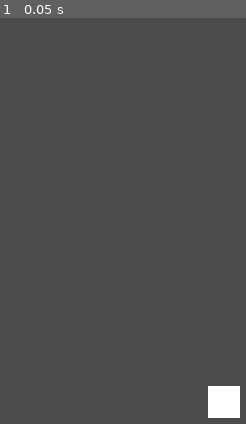
Above: before the commit, frame 1.
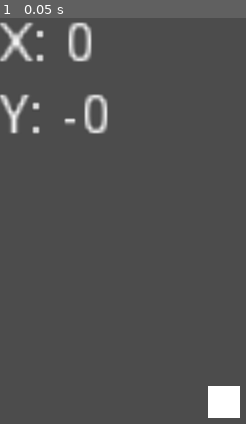
Above: after the commit, the same moment.

Repository: Kiel97/easy-jam-8bits-to-infinity
Game: Godot game, scene res://Game.tscn
Same seed, same stepped clock (60 frames per second), same inputs: the game is played once before the commit and once after it.
Inputs:
- Up to frame 1 (0.05 s): no input

The runs differ from the first frame. In frame 1, 2.8% of the frame differs, in the area x 0-44%, y 0-29%.

Commit message:
Game borders, Move movement to player, new movement mechanism

Diff:
--- a/Game.gd
+++ b/Game.gd
@@ -1,28 +1,24 @@
 extends Node2D
 
-const DEBUG_ACC = false
+const DEBUG_ACC = true
 
-const ACC_ERROR_MARGIN = 0.25
-const ACC_MOVE_MULTIPLIER = 10
+const ACC_ERROR_MARGIN = 0.1
+const AXIS_Y_CORRECTION = -4
 
 onready var accXlabel: Label = $CanvasLayer/ACCValues/X
 onready var accYlabel: Label = $CanvasLayer/ACCValues/Y
-onready var accZlabel: Label = $CanvasLayer/ACCValues/Z
-
 
 func _ready():
 	accXlabel.visible = DEBUG_ACC
 	accYlabel.visible = DEBUG_ACC
 
-
-func _process(delta):
+func _process(_delta):
 	var acc: Vector3 = Input.get_accelerometer()
 	if (abs(acc.x) < ACC_ERROR_MARGIN):
 		acc.x = 0
 	if (abs(acc.y) < ACC_ERROR_MARGIN):
 		acc.y = 0
-	$Sprite.translate(Vector2(acc.x, -acc.y) * delta * ACC_MOVE_MULTIPLIER)
 
 	if (DEBUG_ACC):
-		accXlabel.text = "X: " + str(stepify(acc.x, 0.001))
-		accYlabel.text = "Y: " + str(stepify(acc.y, 0.001))
+		accXlabel.text = "X: " + str(round(acc.x))
+		accYlabel.text = "Y: " + str(round(-acc.y))
--- a/Game.tscn
+++ b/Game.tscn
@@ -1,14 +1,18 @@
-[gd_scene load_steps=3 format=2]
+[gd_scene load_steps=5 format=2]
 
-[ext_resource path="res://square8x8.png" type="Texture" id=1]
+[ext_resource path="res://Player.tscn" type="PackedScene" id=1]
 [ext_resource path="res://Game.gd" type="Script" id=2]
+
+[sub_resource type="RectangleShape2D" id=1]
+extents = Vector2( 60, 8 )
+
+[sub_resource type="RectangleShape2D" id=2]
+extents = Vector2( 8, 104 )
 
 [node name="Game" type="Node2D"]
 script = ExtResource( 2 )
 
-[node name="Sprite" type="Sprite" parent="."]
-position = Vector2( 56, 96 )
-texture = ExtResource( 1 )
+[node name="Sprite" parent="." instance=ExtResource( 1 )]
 
 [node name="CanvasLayer" type="CanvasLayer" parent="."]
 
@@ -35,3 +39,27 @@
 __meta__ = {
 "_edit_use_anchors_": false
 }
+
+[node name="StaticBody2D" type="StaticBody2D" parent="."]
+position = Vector2( 56, -8 )
+
+[node name="CollisionShape2D" type="CollisionShape2D" parent="StaticBody2D"]
+shape = SubResource( 1 )
+
+[node name="StaticBody2D2" type="StaticBody2D" parent="."]
+position = Vector2( 56, 200 )
+
+[node name="CollisionShape2D2" type="CollisionShape2D" parent="StaticBody2D2"]
+shape = SubResource( 1 )
+
+[node name="StaticBody2D3" type="StaticBody2D" parent="."]
+position = Vector2( -8, 96 )
+
+[node name="CollisionShape2D3" type="CollisionShape2D" parent="StaticBody2D3"]
+shape = SubResource( 2 )
+
+[node name="StaticBody2D4" type="StaticBody2D" parent="."]
+position = Vector2( 116, 96 )
+
+[node name="CollisionShape2D4" type="CollisionShape2D" parent="StaticBody2D4"]
+shape = SubResource( 2 )
--- /dev/null
+++ b/Player.gd
@@ -0,0 +1,17 @@
+extends KinematicBody2D
+
+const ACC_ERROR_MARGIN = 0.1
+const AXIS_Y_CORRECTION = -4
+
+var velocity
+
+func _process(_delta):
+	var acc: Vector3 = Input.get_accelerometer()
+	if (abs(acc.x) < ACC_ERROR_MARGIN):
+		acc.x = 0
+	if (abs(acc.y) < ACC_ERROR_MARGIN):
+		acc.y = 0
+
+	velocity = Vector2(round(acc.x), round(-acc.y))
+
+	velocity = move_and_collide(velocity.normalized() * sqrt(3))
--- /dev/null
+++ b/Player.tscn
@@ -0,0 +1,17 @@
+[gd_scene load_steps=4 format=2]
+
+[ext_resource path="res://square8x8.png" type="Texture" id=1]
+[ext_resource path="res://Player.gd" type="Script" id=2]
+
+[sub_resource type="RectangleShape2D" id=1]
+extents = Vector2( 4, 4 )
+
+[node name="Player" type="KinematicBody2D"]
+position = Vector2( 56, 96 )
+script = ExtResource( 2 )
+
+[node name="Sprite" type="Sprite" parent="."]
+texture = ExtResource( 1 )
+
+[node name="Collision" type="CollisionShape2D" parent="."]
+shape = SubResource( 1 )
